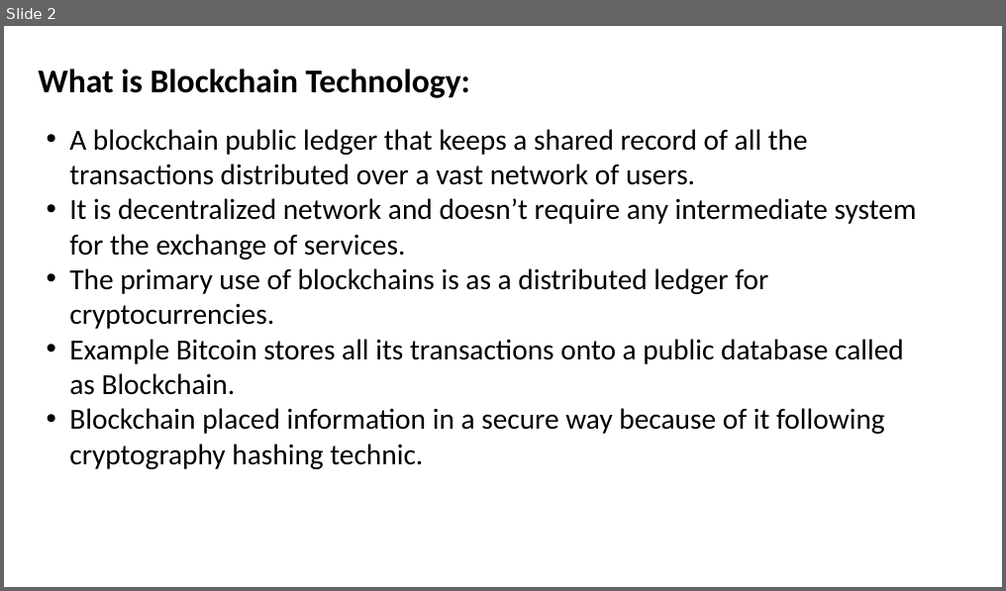
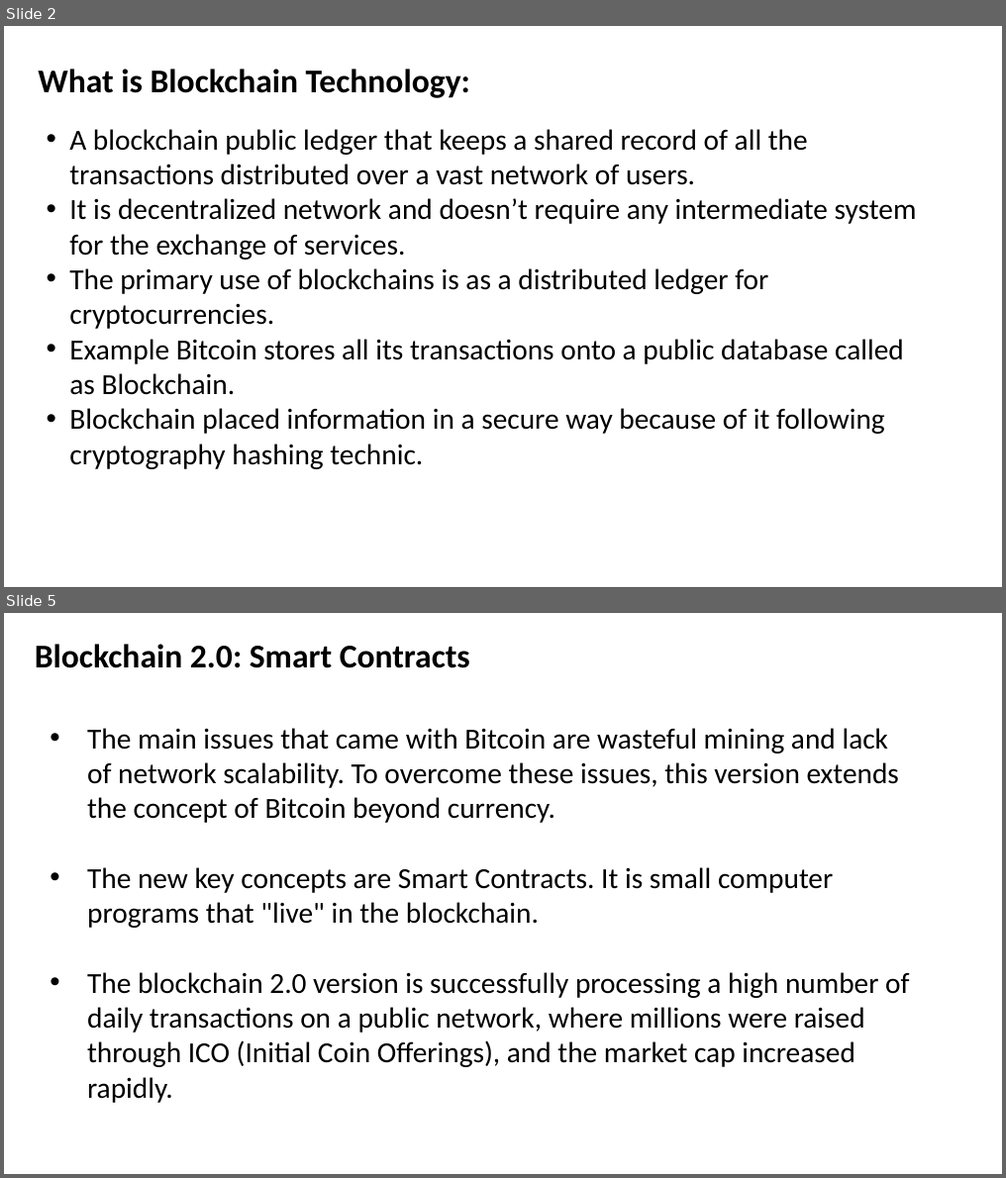
Before and after one commit to GirishDondapati/AicumenProject, a slide deck: Documents/Blockchain Presentation.pptx. Shown one above the other, each under a label of ours: slide 2 before the commit, slides 2 and 5 after it; the slides between them are not shown. The pictures are 1006x591 and 1006x1178 pixels, drawn with LibreOffice and Linux fonts; fonts in the diff are those of the drawing. Boxes give left, top, right and bottom in pixels: in the first picture for what was removed or moved away, otherwise in the second. Text is boxed around its words. In the diff, an @@ line names an element or a change of style, - is before the commit and + after.

Commit message:
blockchain final PPT

```diff
--- a/Documents/Blockchain Presentation.pptx
+++ b/Documents/Blockchain Presentation.pptx
@@ slide 5 added at (4,613,1002,1174), background #FFFFFF @@
@@ text added at (35,644,470,668), 32 pt, text #000000, bold @@
+Blockchain 2.0: Smart Contracts
@@ text added at (87,728,909,1103), 28 pt, text #000000 @@
+• The main issues that came with Bitcoin are wasteful mining and lack of network scalability. To overcome these issues, this version extends the concept of Bitcoin beyond currency.
+• The new key concepts are Smart Contracts. It is small computer programs that "live" in the blockchain.
+• The blockchain 2.0 version is successfully processing a high number of daily transactions on a public network, where millions were raised through ICO (Initial Coin Offerings), and the market cap increased rapidly.
```
Also in this commit, not shown: 2 slides changed, 3 other slides added.
